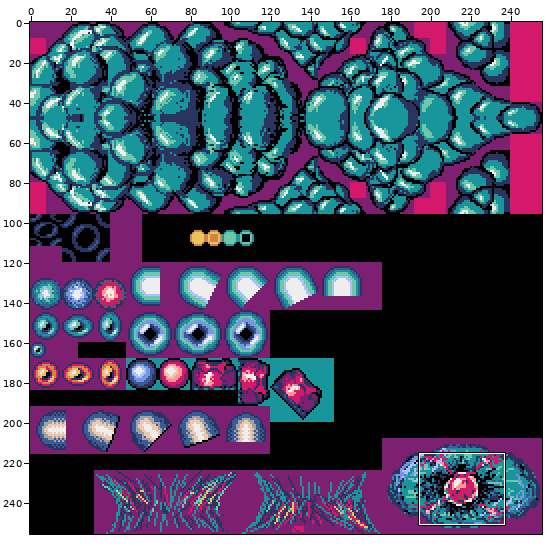
Two versions of one sprite sheet, source/assets/graslay2.png. Above, an overview of the earlier version with the close-up marked.
Close-up. The starting point:
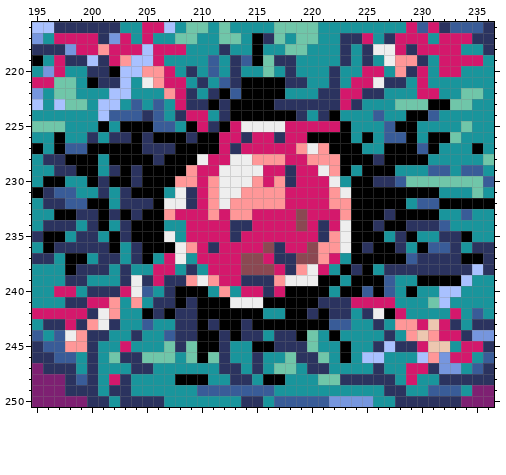
The file is 256x256 pixels. Shown: x 195..236, y 216..250. The commit also changed other parts of the picture, which this record leaves out.
New version:
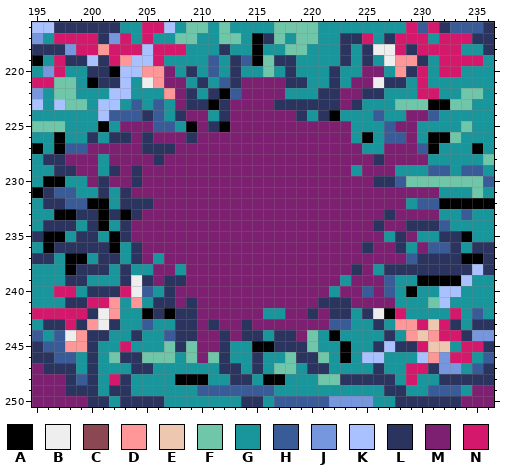
Palette (. is transparent): A #000000  B #eeeeee  C #8b4852  D #ff9798  E #edc7b0  F #70c6a9  G #19959c  H #395c98  J #7696de  K #a9c1ff  L #2b335f  M #7e2072  N #d4186c
Changes in this commit:
@@ x 195..236 @@
 219 AGNLLKLNDKKNGGGGHGLHAFLLGGGGLGLGBDDLGNNNNG
-220 GJNGGLLAKKDDNGLGHGLGGFGLGGGLGGNNGDLNGNNGGG
-221 NNFFGALLKGBDNNGLGHLAAAALLGGLGNNBLLGNGGGGGG
-222 JGFFGGGKKGGGDNLGLAHAAAAGGGLLNNLLGGGNNGGFFG
-223 KGKFFGKKGHGHGNLLALAAAALLLLLLNLGGGFFFAAFFGG
-224 GGGGGGKHHHLHGLNNGLAAAAAALGLAGGGHGGAAHGGGGG
-225 FFFGGGAGAAAHHGANLANBBBBNNNNNAGGGHAAGGGGFGG
-226 GGAGGLGLLALAAALAANNLNNLNNAAAAGAGHHAGAAFGGG
-227 AGAHHAAAAALLLAAAANLNNNNNDBDAAAGGAAAHAGGGAG
-228 GLLAAAGAAAALAAABNNBBDDDNNDDDAAALAAAAGGGGGF
-229 GGLLAAGLALAAAADNNBBBBNNLNNBDAGAAAGGGHHGHHG
-230 GAAGGALAALAAADDNDBBBDNDLNNNBGAALLHFFFFFFFH
-231 ALHHGGLGLAAAGBLNDBBDDDDNNNNDBAAAAAAAAGGGFG
-232 GLLHHAAGLLLABBLNDBDDDDDNNNNDDAAAAAGHHAAAAA
-233 GGAALLALALAADNNNDNDDNNNNCNNNDAAALAAAAGGHGG
-234 GLLLGLAGLAAAGGNNNNLLNNNNCNLNBAALAALLLHGGGG
-235 LAAGLLGALAAABGNNNNLNNNNNNNLDBAAAGLAGGLLAGG
-236 GALLLLLAGLAAABDNLNNNNCLNNCDDBALAALGAHHLGLL
-237 LLGAAGLLGLAGNBGNNNNCCNLLCCDNGAAAAAHLLLLAAL
-238 GGGALLLGLGGNNGLGNNNCCCNLDBNGALAGLLLLLLLLKL
-239 GGGLLGGGLBLNLLDBDNNLLLDBBBAAGAAAHGGAAAAKGG
-240 GGNNGLLLNBHGLAAAGDGNNLNAAAAGAAHAHGAGGKKGGG
-241 GGGLLNNDGDGLLALAAABBBAAAAALLLNNNNGGGFKGGGG
-242 NNNNNLBDGGALALLAAAAAAGGAALALLGLBANGGGGNGHG
-243 GLLNLDBLGGHGGLLALAALAAAAAAAHHGGLGDDNENLGLL
-244 HGHBDLLGGLGGHLLAALALLGLLAFGAGGGGLGDEDNNLJJ
-245 LHHDDLGGNGGGFLFAALGGAALLLFGGAGGLKLLNEEGNNL
-246 LLHHGLGFLLFFFGFAFLGGLGGFLLFGAGKKGGGKDJNNGH
+220 GJNGGLLAKKDDMGLGHGLGGFGLGGGLGGMMGDLNGNNGGG
+221 NNFFGALLKGBDMMGLGHLMMMMLLGGLGMMBLLGNGGGGGG
+222 JGFFGGGKKGGGDMLGLAHMMMMGGGLLMMLLGGGNNGGFFG
+223 KGKFFGKKGHGHGMLLALMMMMLLLLLLMLGGGFFFAAFFGG
+224 GGGGGGKHHHLHGLMMGLMMMMMMLGLAGGGHGGMMHGGGGG
+225 FFFGGGAGMMMHHGAMLAMMMMMMMMMMMGGGHMMGGGGFGG
+226 GGAGGLGLLMLMMMLMMMMMMMMMMMMMMGAGHHMGAAFGGG
+227 AGAHHMMMMMLLLMMMMMMMMMMMMMMMMMGGMMMHAGGGAG
+228 GLLMMMGMMMMLMMMMMMMMMMMMMMMMMMMLMMMMGGGGGF
+229 GGLLMMGLMLMMMMMMMMMMMMMMMMMMMGMMMGGGHHGHHG
+230 GAAGGMLMMLMMMMMMMMMMMMMMMMMMMMMLLHFFFFFFFH
+231 ALHHGGLGLMMMMMMMMMMMMMMMMMMMMMMMMMMMMGGGFG
+232 GLLHHAAGLLLMMMMMMMMMMMMMMMMMMMMMMMGHHAAAAA
+233 GGAALLALALMMMMMMMMMMMMMMMMMMMMMMLMMMMGGHGG
+234 GLLLGLAGLMMMMMMMMMMMMMMMMMMMMMMLMMLLLHGGGG
+235 LAAGLLGALMMMMMMMMMMMMMMMMMMMMMMMGLMGGLLAGG
+236 GALLLLLAGLMMMMMMMMMMMMMMMMMMMMLMMLGMHHLGLL
+237 LLGAAGLLGLMGMMMMMMMMMMMMMMMMMMMMMMHLLLLAAL
+238 GGGALLLGLGGMMGMMMMMMMMMMMMMMMLMGLLLLLLLLKL
+239 GGGLLGGGLBLMLLMMMMMMMMMMMMMMGMMMHGGAAAAKGG
+240 GGNNGLLLNBHGLMMMMMMMMMMMMMMGMMHMHGAGGKKGGG
+241 GGGLLNNDGDGLLMLMMMMMMMMMMMLLLMMMMGGGFKGGGG
+242 NNNNNLBDGGALALLMMMMMMGGMMLMLLGLBANGGGGNGHG
+243 GLLNLDBLGGHGGLLMLMMLMMMMMMMHHGGLGDDNENLGLL
+244 HGHBDLLGGLGGHLLMMLMLLGLLMFGAGGGGLGDEDNNLJJ
+245 LHHDDLGGNGGGFLFMMLGGAALLLFGGAGGLKLLNEEGNNL
+246 LLHHGLGFLLFFFGFMFLGGLGGFLLFGAGKKGGGKDJNNGH
 247 MLLLGLGGGLLGGGGGGLLGLGFFGLLGGGGLGGNNLJJGHL
Pixel boxes of the changes (left, top, right, bottom) in both close-ups:
changed: (65, 66, 439, 363)
